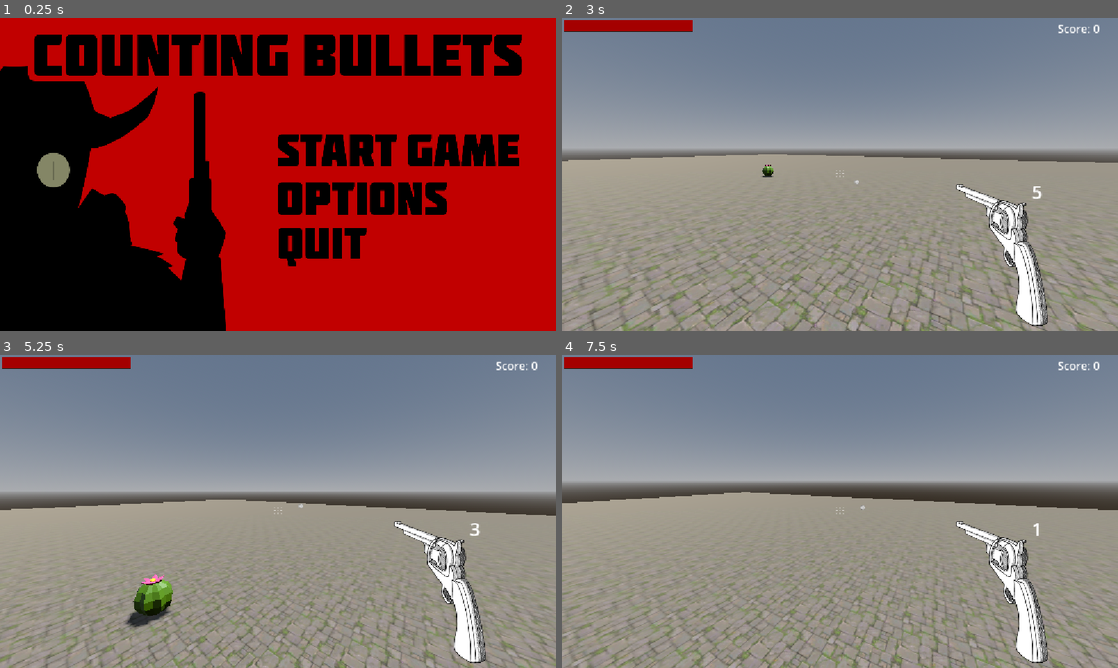
Above: before the commit, frames 1-4 (two rows, left to right).
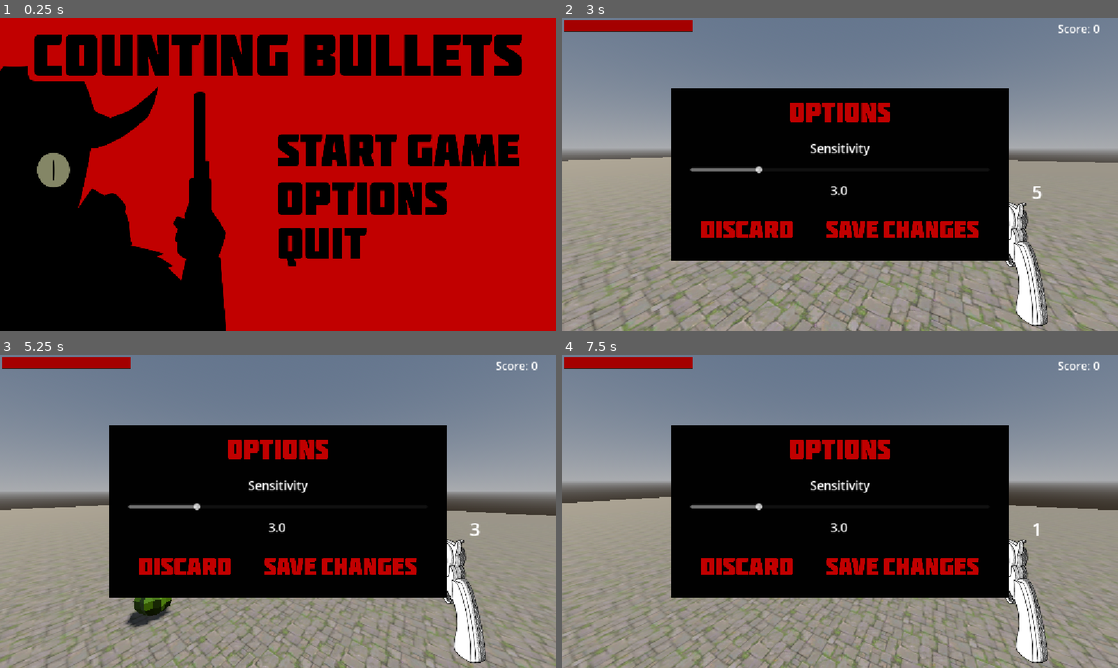
Above: after the commit, the same moments.

Repository: JoaoMoissa/COUNTING-BULLETS
Game: Godot game, scene res://scenes/main_menu.tscn
Two runs of this game, one before a commit and one after it. Both use one fixed random seed, a clock stepped at 60 frames per second and the inputs below.
Inputs (mouse positions are in pixels of both pictures, inside the frame that each line leads up to):
- Up to frame 1 (0.25 s): no input
- Up to frame 2 (3 s): click (923, 199) at 0.5 s; click (745, 230) at 1.27 s; click (962, 149) at 2 s; move the mouse to (867, 174) at 2.77 s; hold W (up) from 2.78 s (still down); click (867, 174) at 2.85 s
- Up to frame 3 (5.25 s): tap Space (jump) at 3.02, 4.52 s; release W (up) at 3.5 s; click (183, 567) at 3.52 s; move the mouse to (250, 511) at 4.27 s; hold W (up) from 4.28 s (still down); tap Shift (sprint) at 4.35 s; move the mouse to (289, 505) at 5.02 s; click (289, 505) at 5.1 s
- Up to frame 4 (7.5 s): release W (up) at 5.75 s; click (901, 567) at 5.77 s; move the mouse to (834, 517) at 6.52 s; hold W (up) from 6.53 s (still down); tap Shift (sprint) at 6.6 s; tap Space (jump) at 6.77 s; move the mouse to (878, 514) at 7.27 s; click (878, 514) at 7.35 s

The runs differ from the first frame. In frame 1, less than 0.1% of the frame differs, in the area x 9-10%, y 45-52%; in frame 2, 33%; in frame 3, 33%, in the area x 19-81%, y 22-78%; in frame 4, 33%.

Commit message:
Feat: add options menu
now you can adjust your sensibility on options menu

Diff:
--- a/project.godot
+++ b/project.godot
@@ -18,6 +18,7 @@
 [autoload]
 
 ScoreManager="*uid://bbpps6xr60yf6"
+Settings="*uid://dxmhg17sh5wwg"
 
 [display]
 
--- a/scenes/main_menu.tscn
+++ b/scenes/main_menu.tscn
@@ -10,6 +10,7 @@
 [ext_resource type="Texture2D" uid="uid://dknv0aydfu4tb" path="res://png/MainMenu/Quit.png" id="8_5pajh"]
 [ext_resource type="Texture2D" uid="uid://c218clk063vau" path="res://png/MainMenu/QuitWhite.png" id="9_j7ex8"]
 [ext_resource type="Texture2D" uid="uid://dquj6rw4mxhw4" path="res://png/MainMenu/Character.png" id="10_a8gd2"]
+[ext_resource type="PackedScene" uid="uid://csvu37vq0y5fl" path="res://scenes/options_menu.tscn" id="11_lgwnu"]
 
 [node name="mainMenu" type="Control" unique_id=1309199206]
 layout_mode = 3
@@ -118,6 +119,9 @@
 expand_mode = 1
 stretch_mode = 5
 
+[node name="OptionsMenu" parent="." unique_id=1166744163 instance=ExtResource("11_lgwnu")]
+layout_mode = 1
+
 [connection signal="pressed" from="ButtonsArea/VBoxContainer/start" to="." method="_on_start_pressed"]
 [connection signal="pressed" from="ButtonsArea/VBoxContainer/options" to="." method="_on_options_pressed"]
 [connection signal="pressed" from="ButtonsArea/VBoxContainer/quit" to="." method="_on_quit_pressed"]
--- a/scenes/options_menu.tscn
+++ b/scenes/options_menu.tscn
@@ -1,6 +1,14 @@
 [gd_scene format=3 uid="uid://csvu37vq0y5fl"]
 
 [ext_resource type="Script" uid="uid://b0su8f4shxyce" path="res://scripts/options_menu.gd" id="1_liyum"]
+[ext_resource type="Texture2D" uid="uid://c1dy3oa52hvml" path="res://png/OptionsMenu/OptionsRed.png" id="2_dhn0l"]
+[ext_resource type="Texture2D" uid="uid://dpi77kticnvm5" path="res://png/OptionsMenu/DiscardRed.png" id="3_k61yy"]
+[ext_resource type="Texture2D" uid="uid://c808nm22nceg5" path="res://png/OptionsMenu/DiscardWhite.png" id="4_7txom"]
+[ext_resource type="Texture2D" uid="uid://bkvgx8cwsynsc" path="res://png/OptionsMenu/SaveChangesRed.png" id="5_binsn"]
+[ext_resource type="Texture2D" uid="uid://bcs2dgxrlue50" path="res://png/OptionsMenu/SaveChangesWhite.png" id="6_2f1bn"]
+
+[sub_resource type="StyleBoxFlat" id="StyleBoxFlat_g4v7s"]
+bg_color = Color(0.004019165, 0.004019165, 0.004019165, 1)
 
 [node name="OptionsMenu" type="Control" unique_id=1166744163]
 layout_mode = 3
@@ -11,17 +19,90 @@
 grow_vertical = 2
 script = ExtResource("1_liyum")
 
-[node name="SensitivityLabel" type="Label" parent="." unique_id=319444945]
-layout_mode = 0
-offset_right = 40.0
-offset_bottom = 23.0
+[node name="CenterContainer" type="CenterContainer" parent="." unique_id=1436735475]
+layout_mode = 1
+anchors_preset = 15
+anchor_right = 1.0
+anchor_bottom = 1.0
+grow_horizontal = 2
+grow_vertical = 2
 
-[node name="SensitivitySlider" type="HSlider" parent="." unique_id=75142472]
-layout_mode = 0
-offset_right = 8.0
-offset_bottom = 16.0
+[node name="PanelContainer" type="PanelContainer" parent="CenterContainer" unique_id=664955660]
+custom_minimum_size = Vector2(700, 350)
+layout_mode = 2
+theme_override_styles/panel = SubResource("StyleBoxFlat_g4v7s")
 
-[node name="SensitivityValue" type="Label" parent="." unique_id=1344792586]
-layout_mode = 0
-offset_right = 40.0
-offset_bottom = 23.0
+[node name="MarginContainer" type="MarginContainer" parent="CenterContainer/PanelContainer" unique_id=844386001]
+layout_mode = 2
+theme_override_constants/margin_left = 40
+theme_override_constants/margin_top = 40
+theme_override_constants/margin_right = 40
+theme_override_constants/margin_bottom = 40
+
+[node name="VBoxContainer" type="VBoxContainer" parent="CenterContainer/PanelContainer/MarginContainer" unique_id=1220745477]
+layout_mode = 2
+theme_override_constants/separation = 18
+
+[node name="MarginContainer" type="MarginContainer" parent="CenterContainer/PanelContainer/MarginContainer/VBoxContainer" unique_id=1536214064]
+layout_mode = 2
+theme_override_constants/margin_top = -10
+theme_override_constants/margin_bottom = 20
+
+[node name="Title" type="TextureRect" parent="CenterContainer/PanelContainer/MarginContainer/VBoxContainer/MarginContainer" unique_id=813574816]
+custom_minimum_size = Vector2(100, 40)
+layout_mode = 2
+texture = ExtResource("2_dhn0l")
+expand_mode = 1
+stretch_mode = 5
+
+[node name="SensitivityLabel" type="Label" parent="CenterContainer/PanelContainer/MarginContainer/VBoxContainer" unique_id=319444945]
+layout_mode = 2
+size_flags_horizontal = 4
+theme_override_font_sizes/font_size = 25
+text = "Sensitivity"
+
+[node name="SensitivitySlider" type="HSlider" parent="CenterContainer/PanelContainer/MarginContainer/VBoxContainer" unique_id=75142472]
+layout_mode = 2
+min_value = 0.001
+max_value = 0.01
+step = 0.001
+value = 0.01
+
+[node name="SensitivityValue" type="Label" parent="CenterContainer/PanelContainer/MarginContainer/VBoxContainer" unique_id=1344792586]
+custom_minimum_size = Vector2(40, 40)
+layout_mode = 2
+size_flags_horizontal = 4
+theme_override_font_sizes/font_size = 25
+
+[node name="MarginContainerButtons" type="MarginContainer" parent="CenterContainer/PanelContainer/MarginContainer/VBoxContainer" unique_id=111109850]
+layout_mode = 2
+theme_override_constants/margin_left = 0
+theme_override_constants/margin_top = 15
+
+[node name="HBoxContainer" type="HBoxContainer" parent="CenterContainer/PanelContainer/MarginContainer/VBoxContainer/MarginContainerButtons" unique_id=1703697403]
+layout_mode = 2
+size_flags_horizontal = 4
+size_flags_vertical = 4
+theme_override_constants/separation = 70
+
+[node name="Discard" type="TextureButton" parent="CenterContainer/PanelContainer/MarginContainer/VBoxContainer/MarginContainerButtons/HBoxContainer" unique_id=1715120770]
+custom_minimum_size = Vector2(190, 50)
+layout_mode = 2
+size_flags_horizontal = 4
+size_flags_vertical = 4
+texture_normal = ExtResource("3_k61yy")
+texture_hover = ExtResource("4_7txom")
+ignore_texture_size = true
+stretch_mode = 5
+
+[node name="SaveChanges" type="TextureButton" parent="CenterContainer/PanelContainer/MarginContainer/VBoxContainer/MarginContainerButtons/HBoxContainer" unique_id=1478745909]
+custom_minimum_size = Vector2(315, 50)
+layout_mode = 2
+texture_normal = ExtResource("5_binsn")
+texture_hover = ExtResource("6_2f1bn")
+ignore_texture_size = true
+stretch_mode = 5
+
+[connection signal="value_changed" from="CenterContainer/PanelContainer/MarginContainer/VBoxContainer/SensitivitySlider" to="." method="_on_sensitivity_slider_value_changed"]
+[connection signal="pressed" from="CenterContainer/PanelContainer/MarginContainer/VBoxContainer/MarginContainerButtons/HBoxContainer/Discard" to="." method="_on_cancel_pressed"]
+[connection signal="pressed" from="CenterContainer/PanelContainer/MarginContainer/VBoxContainer/MarginContainerButtons/HBoxContainer/SaveChanges" to="." method="_on_save_changes_pressed"]
--- a/scenes/pause_menu.tscn
+++ b/scenes/pause_menu.tscn
@@ -13,6 +13,7 @@
 [ext_resource type="Texture2D" uid="uid://dibqhighj4usl" path="res://png/Menu/YesWhite.png" id="11_3o3g3"]
 [ext_resource type="Texture2D" uid="uid://bslj61qkykvt0" path="res://png/Menu/NoRed.png" id="12_h5b1d"]
 [ext_resource type="Texture2D" uid="uid://cfmeui02op6k2" path="res://png/Menu/NoWhite.png" id="13_avs0h"]
+[ext_resource type="PackedScene" uid="uid://csvu37vq0y5fl" path="res://scenes/options_menu.tscn" id="14_4hnlu"]
 
 [sub_resource type="ShaderMaterial" id="ShaderMaterial_yf5fn"]
 shader = ExtResource("2_kukqi")
@@ -272,6 +273,9 @@
 ignore_texture_size = true
 stretch_mode = 5
 
+[node name="OptionsMenu" parent="." unique_id=1166744163 instance=ExtResource("14_4hnlu")]
+layout_mode = 1
+
 [connection signal="pressed" from="CenterContainer/PanelContainer/MarginContainer/CenterContainer/VBoxContainer/Resume" to="." method="_on_resume_pressed"]
 [connection signal="pressed" from="CenterContainer/PanelContainer/MarginContainer/CenterContainer/VBoxContainer/Options" to="." method="_on_options_pressed"]
 [connection signal="pressed" from="CenterContainer/PanelContainer/MarginContainer/CenterContainer/VBoxContainer/Quit" to="." method="_on_quit_pressed"]
--- a/scripts/Player.gd
+++ b/scripts/Player.gd
@@ -1,12 +1,10 @@
 extends CharacterBody3D
-
 
 var can_take_damage: bool = true
 var speed
 const WALK_SPEED = 5.0
 const SPRINT_SPEED = 8.0
 const JUMP_VELOCITY = 4.5
-const SENSITIVITY = 0.003
 
 #bob variables
 const BOB_FREQ = 2.0
@@ -56,13 +54,14 @@
 	_update_ammo_ui()
 
 	# Update score
+	ScoreManager.reset()
 	ScoreManager.score_changed.connect(_on_score_changed)
 	_on_score_changed(ScoreManager.score)
 
 func _input(event):
 	if event is InputEventMouseMotion:
-		head.rotate_y(-event.relative.x * SENSITIVITY)
-		camera.rotate_x(-event.relative.y * SENSITIVITY)
+		head.rotate_y(-event.relative.x * Settings.mouse_sensitivity)
+		camera.rotate_x(-event.relative.y * Settings.mouse_sensitivity)
 		camera.rotation.x = clamp(camera.rotation.x, deg_to_rad(-40), deg_to_rad(60))
 
 
--- a/scripts/main_menu.gd
+++ b/scripts/main_menu.gd
@@ -1,13 +1,19 @@
 extends Control
 
+@onready var options_menu: Control = $OptionsMenu
+
+func _ready() -> void:
+	options_menu.hide()
 
 func _on_start_pressed():
 	get_tree().change_scene_to_file("res://scenes/wold.tscn")
 
 
 func _on_options_pressed():
-	get_tree().change_scene_to_file("")
+	options_menu.open_menu()
 
+func _on_back_pressed() -> void:
+	hide()
 
 func _on_quit_pressed():
 	get_tree().quit()
--- a/scripts/options_menu.gd
+++ b/scripts/options_menu.gd
@@ -1,11 +1,36 @@
 extends Control
 
+@onready var sensitivity_slider: HSlider = $CenterContainer/PanelContainer/MarginContainer/VBoxContainer/SensitivitySlider
+@onready var sensitivity_value: Label = $CenterContainer/PanelContainer/MarginContainer/VBoxContainer/SensitivityValue
 
-# Called when the node enters the scene tree for the first time.
-func _ready() -> void:
-	pass # Replace with function body.
+var temporary_sensitivity: float
 
 
-# Called every frame. 'delta' is the elapsed time since the previous frame.
-func _process(delta: float) -> void:
-	pass
+func _ready() -> void:
+	temporary_sensitivity = Settings.mouse_sensitivity
+	sensitivity_slider.value = temporary_sensitivity
+	sensitivity_value.text = str(round(temporary_sensitivity * 1000.0))
+
+
+func _on_sensitivity_slider_value_changed(value: float) -> void:
+	temporary_sensitivity = value
+	sensitivity_value.text = str(round(value * 1000.0))
+
+
+func _on_save_changes_pressed() -> void:
+	Settings.mouse_sensitivity = temporary_sensitivity
+	hide()
+
+
+func _on_cancel_pressed() -> void:
+	temporary_sensitivity = Settings.mouse_sensitivity
+	sensitivity_slider.value = temporary_sensitivity
+	sensitivity_value.text = str(round(temporary_sensitivity * 1000.0))
+	hide()
+
+
+func open_menu() -> void:
+	temporary_sensitivity = Settings.mouse_sensitivity
+	sensitivity_slider.value = temporary_sensitivity
+	sensitivity_value.text = str(round(temporary_sensitivity * 1000.0))
+	show()
--- a/scripts/pause_menu.gd
+++ b/scripts/pause_menu.gd
@@ -1,15 +1,18 @@
 extends Control
 
 @onready var quit_popup: Control = $QuitPopUp
+@onready var options_menu: Control = $OptionsMenu
 
 func _ready():
 	process_mode = Node.PROCESS_MODE_ALWAYS
 	$AnimationPlayer.play("RESET")
 	mouse_filter = Control.MOUSE_FILTER_IGNORE
 	quit_popup.hide()
+	options_menu.hide()
 
 func resume():
 	quit_popup.hide()
+	options_menu.hide()
 	hide()
 
 	var focused_control := get_viewport().gui_get_focus_owner()
@@ -34,6 +37,8 @@
 
 	if quit_popup.visible:
 		quit_popup.hide()
+	elif options_menu.visible:
+		options_menu.hide()
 	elif get_tree().paused:
 		resume()
 	else:
@@ -62,4 +67,4 @@
 
 
 func _on_options_pressed() -> void:
-	pass # Replace with function body.
+	options_menu.open_menu()
--- /dev/null
+++ b/scripts/settings.gd
@@ -0,0 +1,3 @@
+extends Node
+
+var mouse_sensitivity: float = 0.003
Binary file changed: png/MainMenu/Character.png
Binary file added: png/OptionsMenu/DiscardRed.png
Not shown, added: png/OptionsMenu/DiscardRed.png.import
Binary file added: png/OptionsMenu/DiscardWhite.png
Not shown, added: png/OptionsMenu/DiscardWhite.png.import
Binary file added: png/OptionsMenu/OptionsRed.png
Not shown, added: png/OptionsMenu/OptionsRed.png.import
Binary file added: png/OptionsMenu/SaveChangesRed.png
Not shown, added: png/OptionsMenu/SaveChangesRed.png.import
Binary file added: png/OptionsMenu/SaveChangesWhite.png
Not shown, added: png/OptionsMenu/SaveChangesWhite.png.import
Not shown, added: scripts/settings.gd.uid
